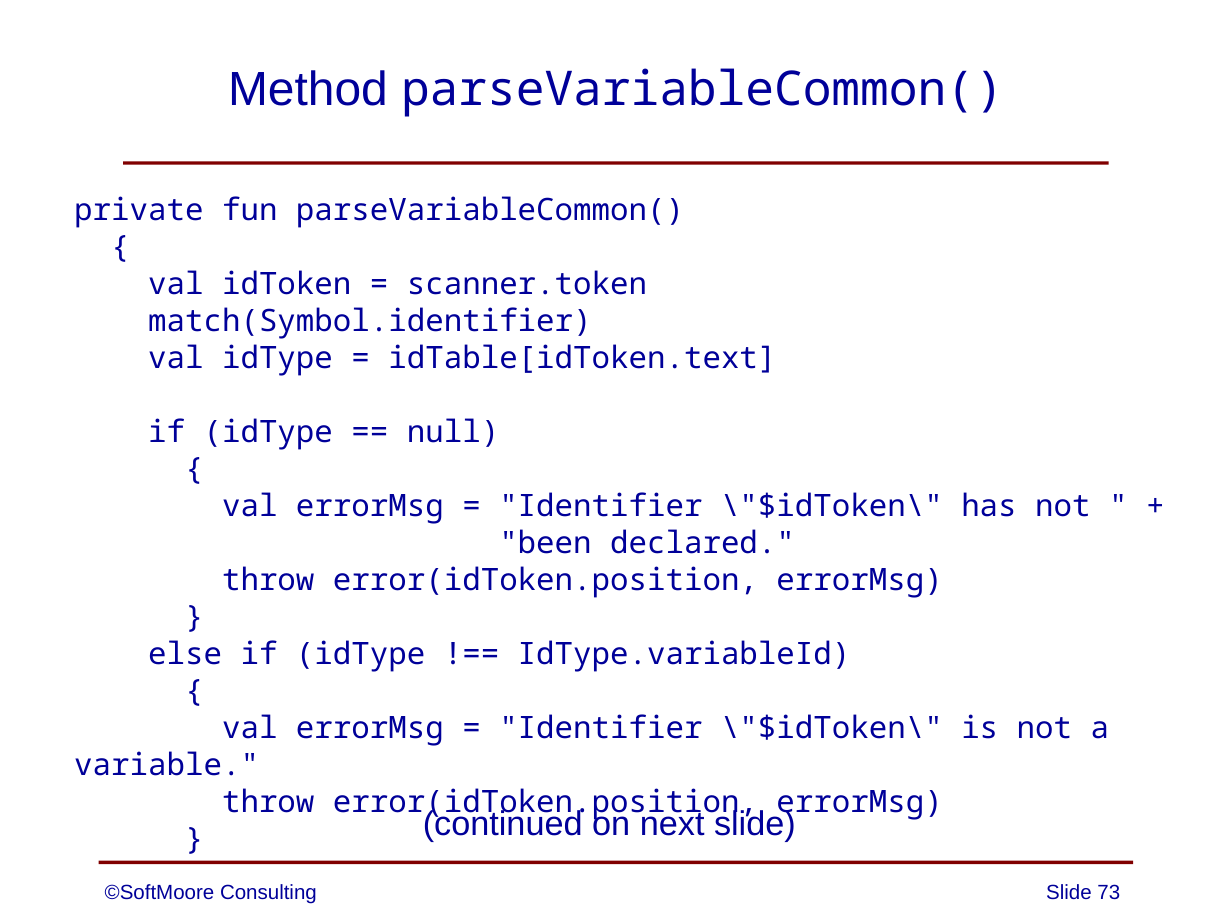
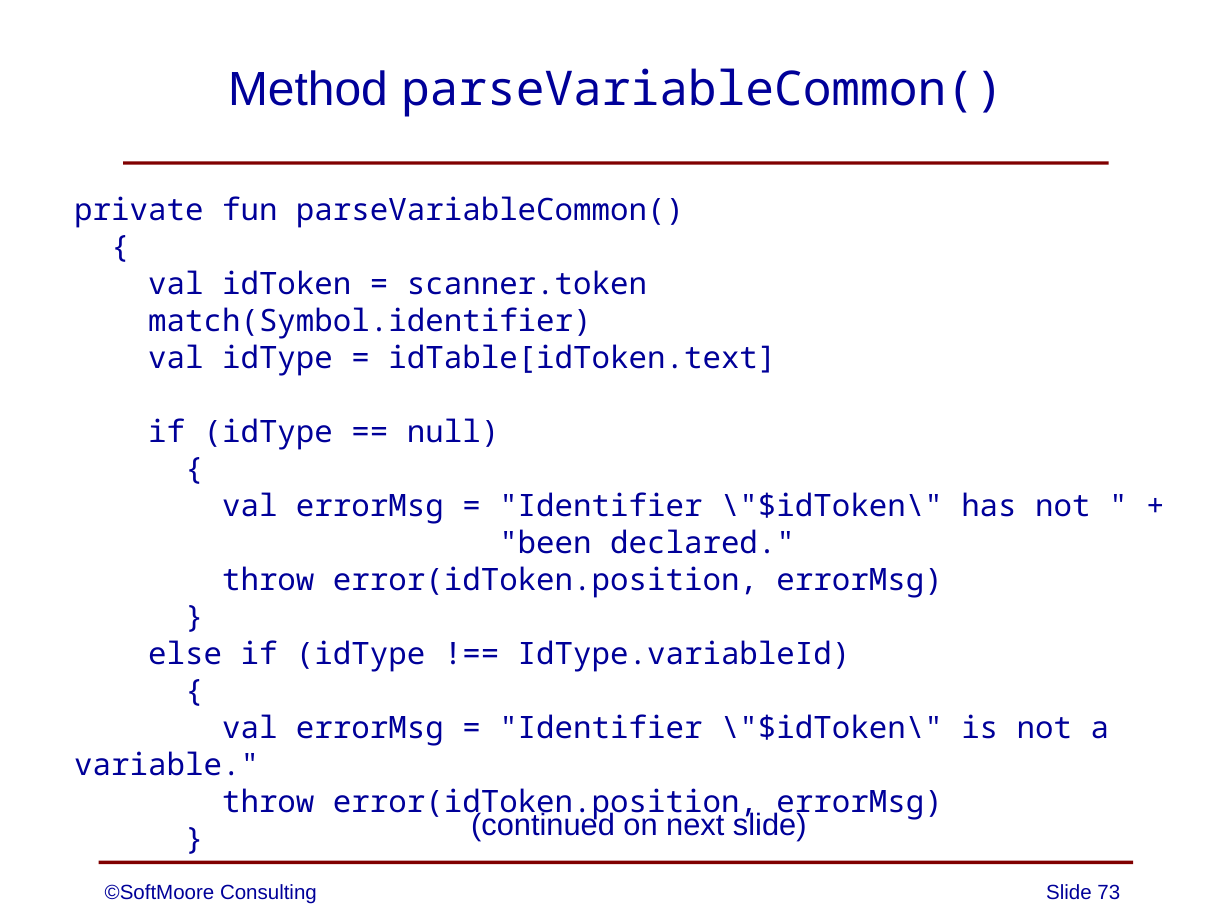
Before and after one commit to SoftMoore/CPRL-Kt-2nd, a slide deck: slide 73 of PowerPoints/06 - Syntax Analysis.pptx. Drawn at 1232x924 pixels with LibreOffice and Linux fonts; fonts in the diff are those of the drawing. Boxes give left, top, right and bottom in pixels: in the first picture for what was removed or moved away, otherwise in the second. Text is boxed around its words. In the diff, an @@ line names an element or a change of style, - is before the commit and + after.

```diff
--- a/PowerPoints/06 - Syntax Analysis.pptx
+++ b/PowerPoints/06 - Syntax Analysis.pptx
@@ text "(continued on next slide)" moved from (x1=423, y1=807, x2=796, y2=841) to (x1=471, y1=811, x2=807, y2=841) @@
@@ text "(continued on next slide)" at (x1=471, y1=811, x2=807, y2=841): size 20 to 18 pt @@
```
Also in this commit, not shown: 1 other slide changed.
